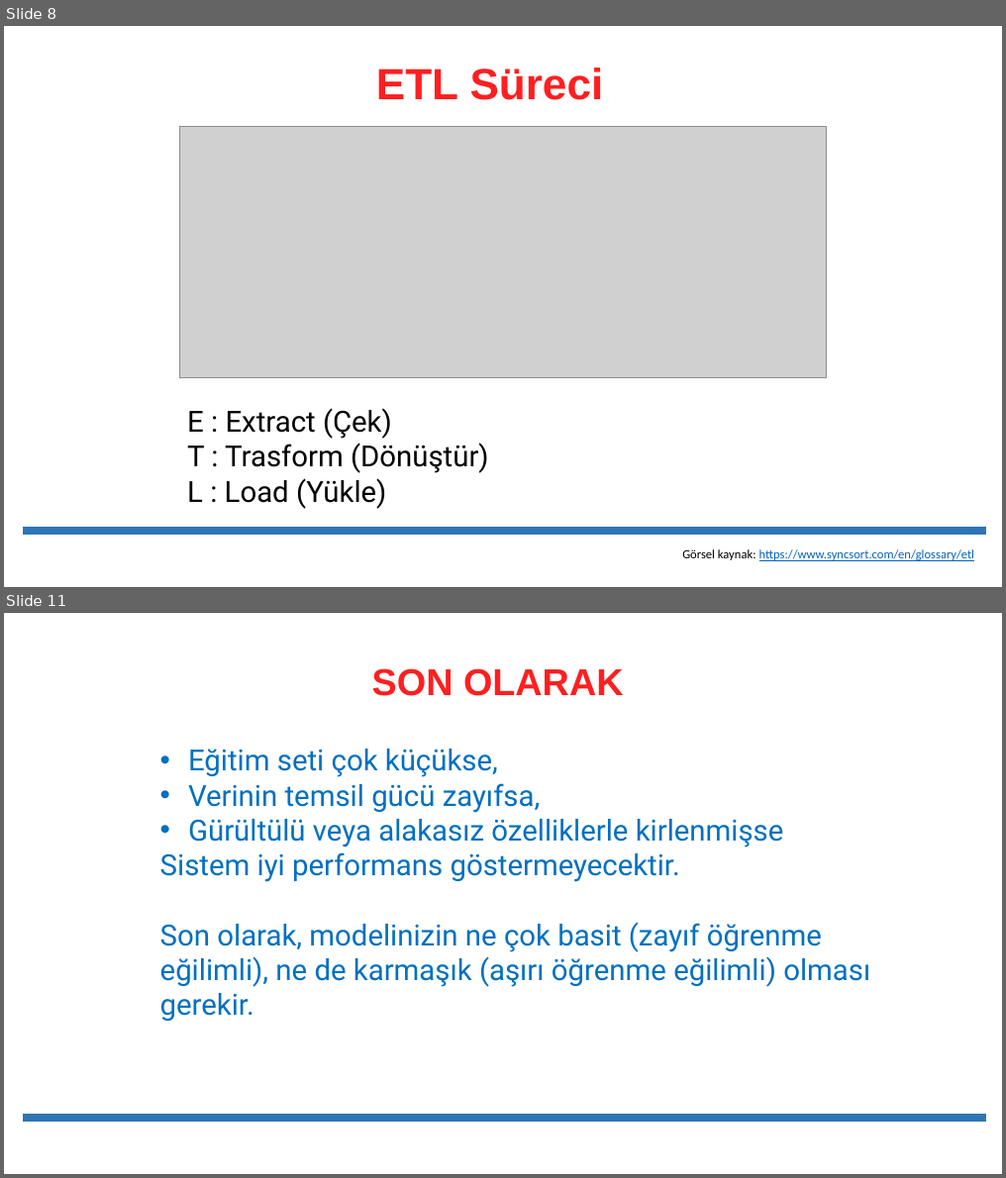
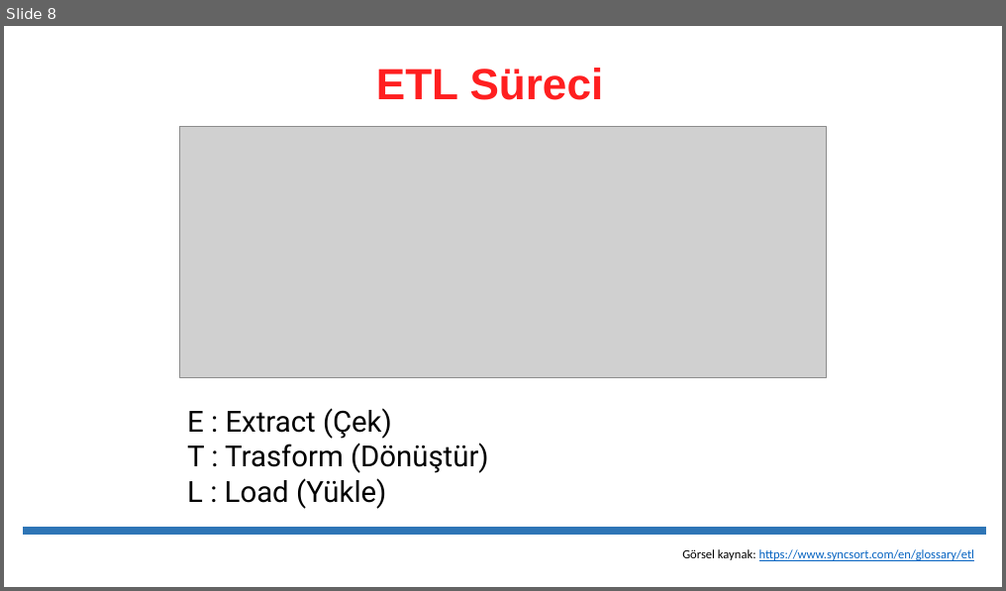
Before and after one commit to celiktenozkan/preprocessing-analysis-ml-dl-big-data, a slide deck: 08_ETL/01_ETL_Darawarehouse.pptx. Shown one above the other, each under a label of ours: slides 8 and 11 before the commit, slide 8 after it; the slides between them are not shown. The pictures are 1006x1178 and 1006x591 pixels, drawn with LibreOffice and Linux fonts; fonts in the diff are those of the drawing; grey boxes stand for pictures. Boxes give left, top, right and bottom in pixels: in the first picture for what was removed or moved away, otherwise in the second. Text is boxed around its words. In the diff, an @@ line names an element or a change of style, - is before the commit and + after.

```diff
--- a/08_ETL/01_ETL_Darawarehouse.pptx
+++ b/08_ETL/01_ETL_Darawarehouse.pptx
@@ slide 11 removed at (4,613,1002,1174), background #FFFFFF @@
@@ text removed at (372,668,624,696) @@
-  SON OLARAK
@@ text removed at (160,749,870,1021) @@
-• Eğitim seti çok küçükse,
-• Verinin temsil gücü zayıfsa,
-• Gürültülü veya alakasız özelliklerle kirlenmişse
-Sistem iyi performans göstermeyecektir.
-Son olarak, modelinizin ne çok basit (zayıf öğrenme eğilimli), ne de karmaşık (aşırı öğrenme eğilimli) olması gerekir.
@@ line removed from (23, 1118) to (986, 1118) @@
```
Also in this commit, not shown: 2 other slides removed, 8 other files.
